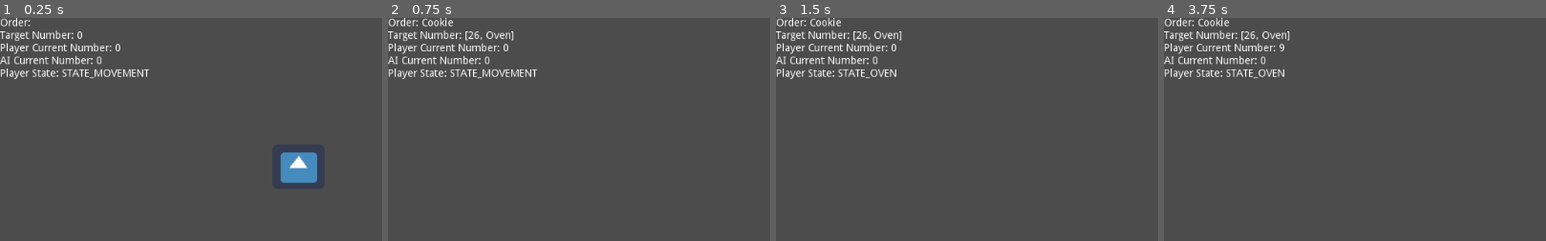
Above: before the commit, frames 1-4 (left to right).
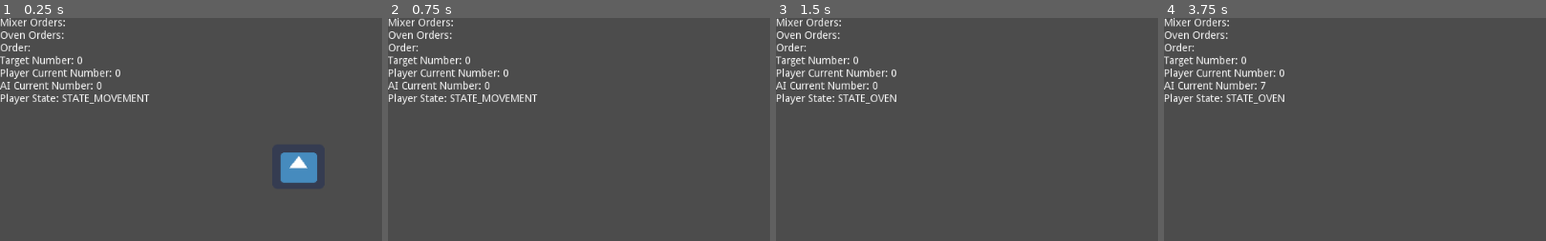
Above: after the commit, the same moments.

Repository: kash851/BlackjackBaking
Game: Godot game, scene res://Scenes/Kitchen.tscn
Two runs of this game, one before a commit and one after it. Both use one fixed random seed, a clock stepped at 60 frames per second and the inputs below. The project has no main scene, so this scene is started directly. The engine's default icon, where the game draws it, is replaced by a stand-in: a white triangle on a blue panel in a dark square.
Inputs:
- Up to frame 1 (0.25 s): no input
- Up to frame 2 (0.75 s): tap Enter at 0.5 s; hold Right (ui_right) from 0.53 s (still down)
- Up to frame 3 (1.5 s): tap Space at 1.25 s; release Right (ui_right) at 1.28 s; hold Left (ui_left) from 1.28 s (still down)
- Up to frame 4 (3.75 s): tap Enter at 2, 3.5 s; release Left (ui_left) at 2.03 s; hold Right (ui_right) 2.03-3.53 s; tap Space at 2.75 s; hold Left (ui_left) from 3.53 s (still down)
The pictures show only the part of the screen within x 0-50%, y 0-50%; the shares and areas given below are measured in that part.

The runs differ from the first frame. In frame 1, 3.7% of the frame differs, in the area x 0-39%, y 0-39%; in frame 2, 3.9%; in frame 3, 3.6%; in frame 4, 3.6%.
Error before the commit: Invalid operands 'int' and 'Array' in operator '>'. (res://Scripts/Blackjack.gd:50)
Error after the commit: Invalid get index of type 'String' (on base: 'Dictionary'). (res://Scripts/Blackjack.gd:104)

Commit message:
prototype almost finished, just need game over condition, test of mixer, and score implementation

Diff:
--- a/Scenes/Kitchen.tscn
+++ b/Scenes/Kitchen.tscn
@@ -29,3 +29,5 @@
 scale = Vector2( 1.08966, 0.946879 )
 
 [node name="Timer" type="Timer" parent="."]
+
+[connection signal="fail" from="Player" to="." method="_on_Player_fail"]
--- a/Scenes/Player.tscn
+++ b/Scenes/Player.tscn
@@ -8,3 +8,5 @@
 texture = ExtResource( 2 )
 script = ExtResource( 1 )
 positions = [ Vector2( 400, 200 ), Vector2( 400, 400 ), Vector2( 600, 200 ) ]
+
+[node name="Timer" type="Timer" parent="."]
--- a/Scripts/Blackjack.gd
+++ b/Scripts/Blackjack.gd
@@ -37,6 +37,16 @@
 # Called every frame. 'delta' is the elapsed time since the previous frame.
 func _process(delta):
 	label.text = ""
+	var mixerOrdersText = "Mixer Orders: "
+	var ovenOrdersText = "Oven Orders: "
+	for x in player.ovenOrders:
+		ovenOrdersText += str(x) + ","
+	ovenOrdersText += "\n"
+	for x in player.mixerOrders:
+		mixerOrdersText += str(x) + ","
+	mixerOrdersText += "\n"
+	label.text += mixerOrdersText
+	label.text += ovenOrdersText
 	label.text += "Order: " + targetName + "\n"
 	label.text += "Target Number: " + str(target) + "\n"
 	label.text += "Player Current Number: " + str(playerCurrent) + "\n"
@@ -54,11 +64,10 @@
 
 func onTimerTimeout():
 	var node = customer.instance()
-	if(not get_node("Customer")):
-		add_child(node)
-		self.connect("finished", get_node("Customer"), "onFinished")
-		print("customer added")
-	$Timer.start(5.0)
+	add_child(node)
+	self.connect("finished", get_node("Customer"), "onFinished")
+	print("customer added")
+	$Timer.start(15.0)
 
 func blackJackCall():
 	print("calling")
@@ -92,17 +101,18 @@
 	calling = false
 	playerCurrent = 0
 	AICurrent = 0
-	target = OrderConstants.orders[order]
+	target = OrderConstants.orders[order][0]
 	targetName = order
 
 func blackJackReset():
 	if(label):
 		yield(get_tree().create_timer(0.5),"timeout")
 	calling = false
-	randomize()
-	target = OrderConstants.orders[keys[randi() % 3]]
-	for x in keys:
-		if OrderConstants.orders[x]  == target:
-			targetName = x
 	playerCurrent = 0
 	AICurrent = 0
+
+
+
+
+func _on_Player_fail():
+	blackJackReset()
--- a/Scripts/Customer.gd
+++ b/Scripts/Customer.gd
@@ -9,6 +9,7 @@
 
 
 func _ready():
+	randomize()
 	player = get_parent().get_node("Player")
 	self.connect("giveOrder",player,"onOrderReceived")
 	timer.connect("timeout",self,"onTimerTimeout")
@@ -23,4 +24,10 @@
 
 func onTimerTimeout():
 	print("Customer that ordered " + randomOrder + " left!")
+	for x in player.ovenOrders:
+		if x == randomOrder:
+			player.ovenOrders.remove(randomOrder)
+	for y in player.mixerOrders:
+		if y == randomOrder:
+			player.mixerOrders.remove(randomOrder)
 	queue_free()
--- a/Scripts/Player.gd
+++ b/Scripts/Player.gd
@@ -10,7 +10,12 @@
 signal call
 signal hit
 signal start(order)
-signal stop
+signal fail
+
+var ovenOrders = []
+var mixerOrders = []
+var mixing = false
+var mixWindow = false
 
 var currentState = State.STATE_MOVEMENT
 #This is the current index of the positon array
@@ -18,7 +23,9 @@
 
 # Called when the node enters the scene tree for the first time.
 func _ready():
+	$Timer.connect("timeout",self,"onTimerTimeout")
 	get_parent().connect("finished",self,"blackJackFinished")
+	get_parent().connect("fail",self,"blackJackReset")
 	self.global_position = positions[currentPos]
 	pass # Replace with function body.
 
@@ -35,9 +42,14 @@
 		mixerState()
 
 func onOrderReceived(order):
-	emit_signal("start",order)
-	print(order + " passed")
-	pass
+	print(OrderConstants.orders[order])
+	if(OrderConstants.orders[order][1] == "Oven"):
+		ovenOrders.append(order)
+	else:
+		assert(OrderConstants.orders[order][1] == "Mixer")
+		mixerOrders.append(order)
+	print(OrderConstants.orders[order][1] + " passed")
+	print("OvenOrders: " + str(ovenOrders))
 
 func movementState():
 	if(Input.is_action_just_pressed("ui_right")):
@@ -47,19 +59,61 @@
 		for x in State:
 			if State[x] == currentPos:
 				currentState = State[x]
+				mixing = currentState == State.STATE_MIXER
+				if(currentState == State.STATE_MIXER or currentState == State.STATE_OVEN):
+					randomize()
+					$Timer.start(rand_range(15,20))
+					print($Timer.time_left)
 
 func orderState():
-	pass
+	var allOrders = mixerOrders + ovenOrders
+	var selection = 0
+	if(allOrders):
+		if(Input.is_action_just_pressed("ui_right")):
+			selection = (selection + 1) % allOrders.size()
+			print("Current Selection: " + str(allOrders[selection]))
+		elif(Input.is_action_just_pressed("ui_left")):
+			emit_signal("start",allOrders[selection])
+			currentState = State.STATE_MOVEMENT
 
 func ovenState():
 	if(Input.is_action_just_pressed("ui_right")):
 		emit_signal("hit")
 	elif(Input.is_action_just_pressed("ui_left")):
 		emit_signal("call")
+		$Timer.stop()
 
 func blackJackFinished(win):
 	if(win):
+		if(currentState == State.STATE_OVEN):
+			ovenOrders.pop_front()
+		else:
+			assert(currentState == State.STATE_MIXER)
+			mixerOrders.pop_front()
+		$Timer.stop()
 		currentState = State.STATE_MOVEMENT
+	else:
+		$Timer.start(rand_range(15,20))
 
 func mixerState():
-	pass
+	if(Input.is_action_just_pressed("ui_right")):
+		emit_signal("hit")
+	elif(Input.is_action_just_pressed("ui_left")):
+		if(not mixWindow):
+			print("Mixed Too SOON!")
+			emit_signal("fail")
+		else:
+			emit_signal("call")
+			$Timer.stop()
+
+func onTimerTimeout():
+	print("timer timed out lol")
+	if(mixing):
+		$Timer.start(5)
+		mixWindow = true
+		mixing = false
+	else:
+		emit_signal("fail")
+		print("mixing was false")
+		$Timer.start(rand_range(15,20))
+		mixWindow = false
